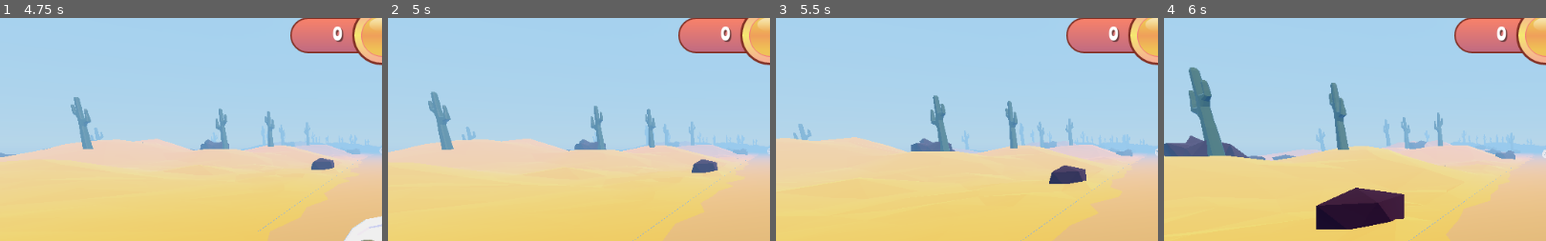
Above: before the commit, frames 1-4 (left to right).
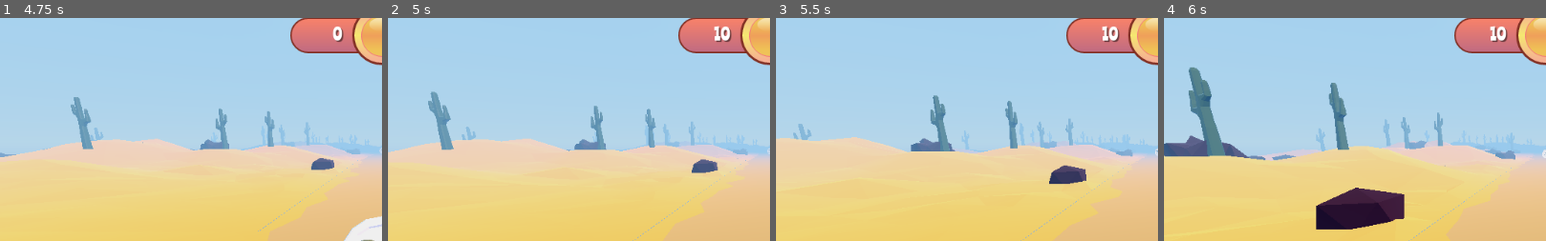
Above: after the commit, the same moments.

Repository: rans0000/math-runner
Game: Godot game, scene res://ui/MainMenu/HomeScreen.tscn
Same seed, same stepped clock (60 frames per second), same inputs: the game is played once before the commit and once after it.
Inputs:
- Up to frame 1 (4.75 s): click "1 PLAYER" at 0.5 s; click "1 PLAYER" at 1.25 s; click "PLAY" at 2 s
- Up to frame 2 (5 s): no input
- Up to frame 3 (5.5 s): no input
- Up to frame 4 (6 s): no input
The pictures show only the part of the screen within x 0-50%, y 3-53%; the shares and areas given below are measured in that part.

Frame 1 is identical in both runs. In frame 2, 0.1% of the frame differs, in the area x 85-88%, y 3-11%; in frame 3, 0.1%; in frame 4, 0.1%.

Commit message:
update score stats in UI

Diff:
--- a/Environment/World/World.gd
+++ b/Environment/World/World.gd
@@ -6,6 +6,7 @@
 var players = []
 var winning_player = ""
 var finish_line_created = false
+const PLAYER_2 = 1
 
 onready var pause_menu = $PauseMenu
 onready var victory_menu = $VictoryMenu
@@ -60,7 +61,7 @@
 		viewport.handle_input_locally = true
 		viewport.render_target_update_mode = 0
 		viewport.gui_disable_input = true
-		if i == 1:
+		if i == PLAYER_2:
 			set_player_material(player)
 		h_box.add_child(vw_container)
 		h_box.move_child(vw_container, 0)
--- a/Player/Player.gd
+++ b/Player/Player.gd
@@ -19,6 +19,8 @@
 const STANCE_WALK = 0.5
 const STANCE_RUN = 1
 const STRAFE_SPEED = 1000
+const SCORE_INCREMENT = 10
+var score = 0
 var anim_stance = "parameters/anim_stance/blend_position"
 var anim_strafe_mode = "parameters/anim_strafe/blend_position"
 var anim_strafe = "parameters/anim_strafe_oneshot/active"
@@ -135,6 +137,8 @@
 
 func sprint():
 	forward_speed = FORWARD_SPEED_BONUS
+	score += SCORE_INCREMENT
+	score_card.set_score(score)
 	speed_timer.start()
 	pass
 
--- a/ui/ScoreCard/ScoreCard.gd
+++ b/ui/ScoreCard/ScoreCard.gd
@@ -1,6 +1,7 @@
 extends Control
 const ONE_KM = 1000
 onready var distance_label = $ScoreBox/HBoxContainer/DistanceLabel
+onready var score_label = $ScoreBox/HBoxContainer/ScoreLabel
 
 
 func set_distance(distance):
@@ -11,3 +12,6 @@
 		dist_text = "%.2f Km" % [distance/ONE_KM]
 	distance_label.text = dist_text
 	pass
+
+func set_score(score):
+	score_label.text = "%d" % score
